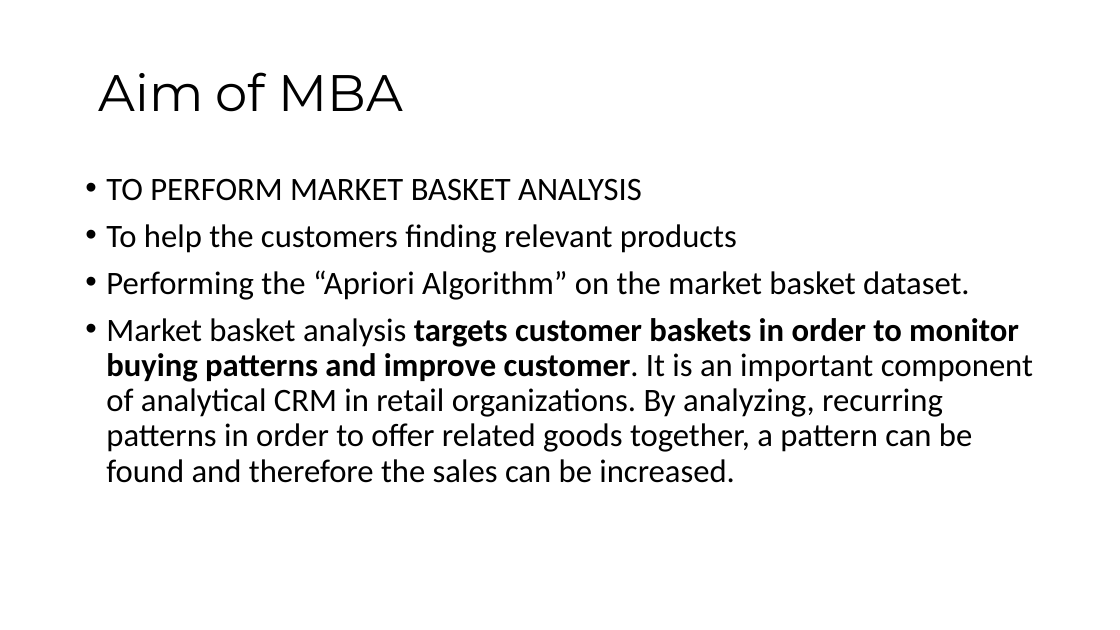
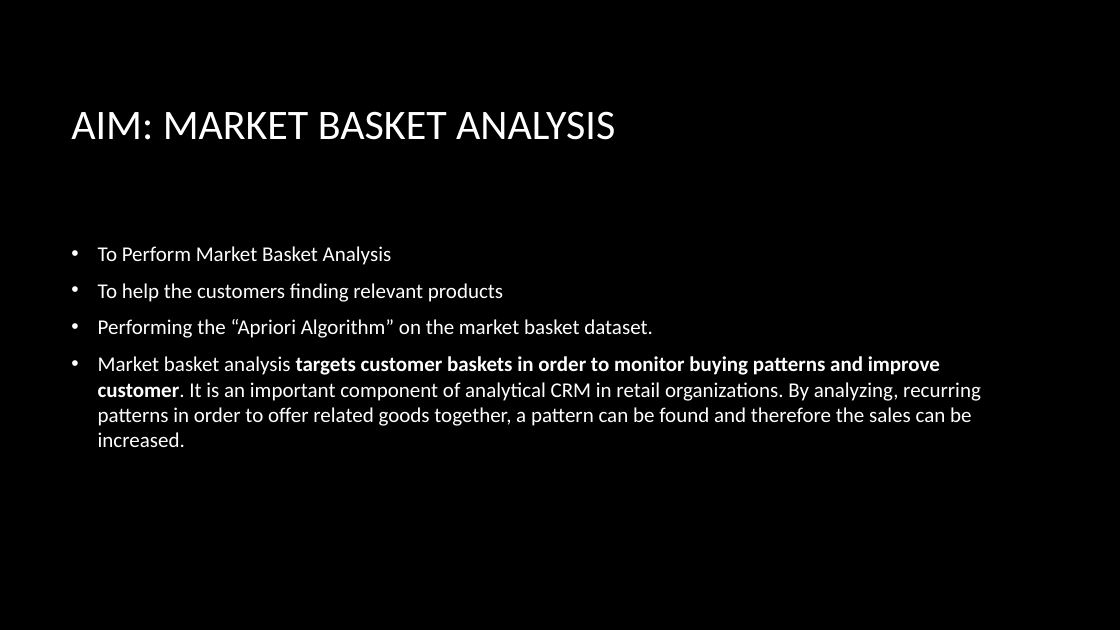
Before and after one commit to keerthiratna/Grocery-Genius-Smart-grocery-shopping-Assistance-with-basket-analysis, a slide deck: slide 3 of MARKET BASKET ANALYSIS PRESENTATION PPT.pptx (slide 4 before the commit). Drawn at 1120x630 pixels with LibreOffice and Linux fonts; fonts in the diff are those of the drawing; background and template pictures are left out. Boxes give left, top, right and bottom in pixels: in the first picture for what was removed or moved away, otherwise in the second. Text is boxed around its words. In the diff, an @@ line names an element or a change of style, - is before the commit and + after.

```diff
--- a/MARKET BASKET ANALYSIS PRESENTATION PPT.pptx
+++ b/MARKET BASKET ANALYSIS PRESENTATION PPT.pptx
@@ background #FFFFFF to picture (left out) @@
@@ title removed at <box>99,72,404,112</box> @@
-Aim of MBA
@@ title added at <box>71,111,615,140</box>, 36 pt, text #FFFFFF @@
+AIM: MARKET BASKET ANALYSIS
@@ text "To Perform Market Basket Analysis": place and size @@
-text "To Perform Market Basket Analysis" at <box>106,178,1033,483</box>
+text "To Perform Market Basket Analysis" at <box>98,246,981,447</box>
@@ text "To Perform Market Basket Analysis" at <box>98,246,981,447</box>: vertical alignment top to middle @@
@@ text at <box>98,246,392,265</box>: text changed; size 28 to 18 pt; text colour #000000 to #FFFFFF @@
-• TO PERFORM MARKET BASKET ANALYSIS
+• To Perform Market Basket Analysis
@@ text at <box>98,283,981,447</box>: size 28 to 18 pt, text colour #000000 to #FFFFFF; indent changed; line spacing 0.9 to 1 @@
```
Also in this commit, not shown: 23 other slides changed, 3 slides added, 3 slides removed, 1 other file.
